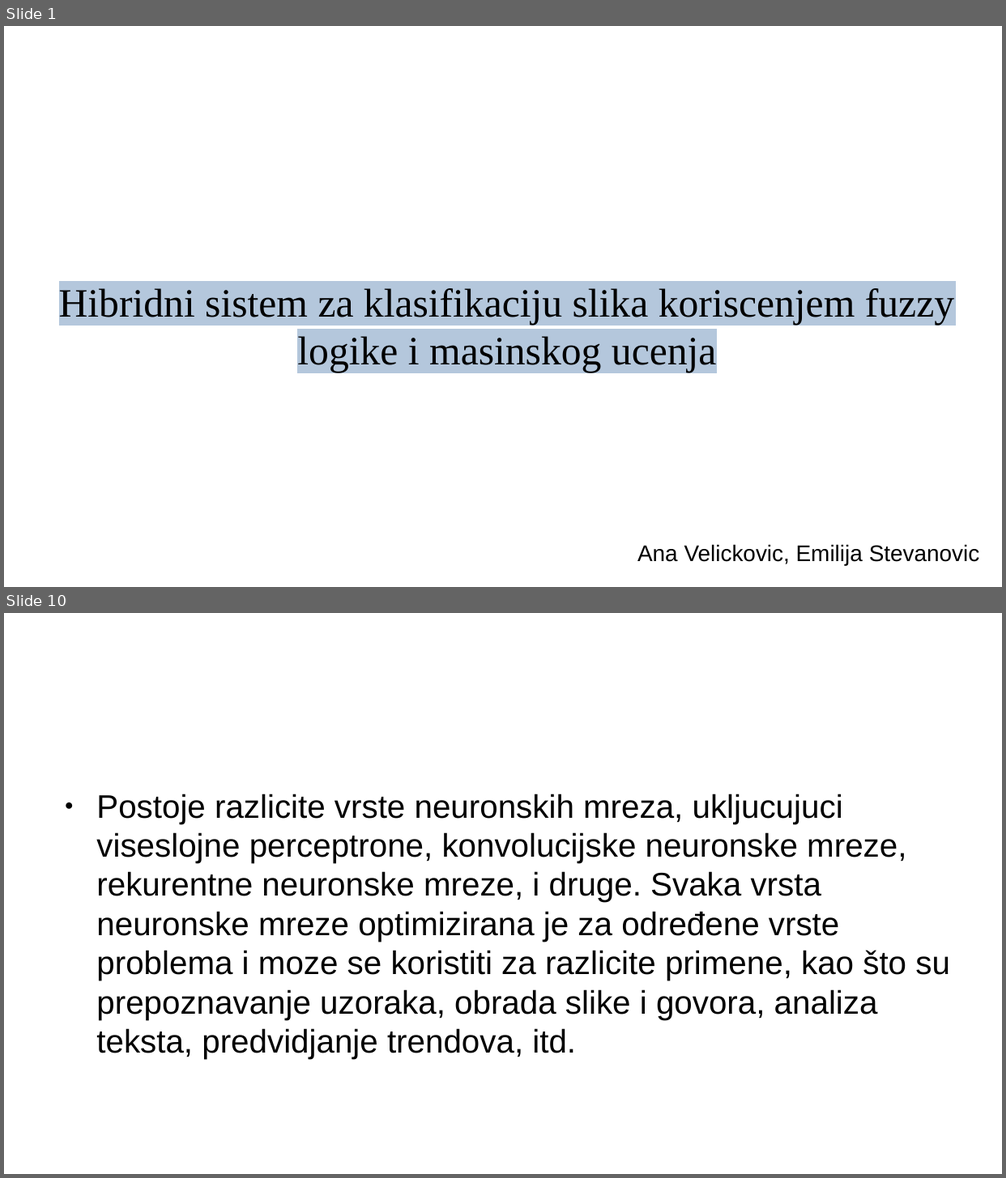
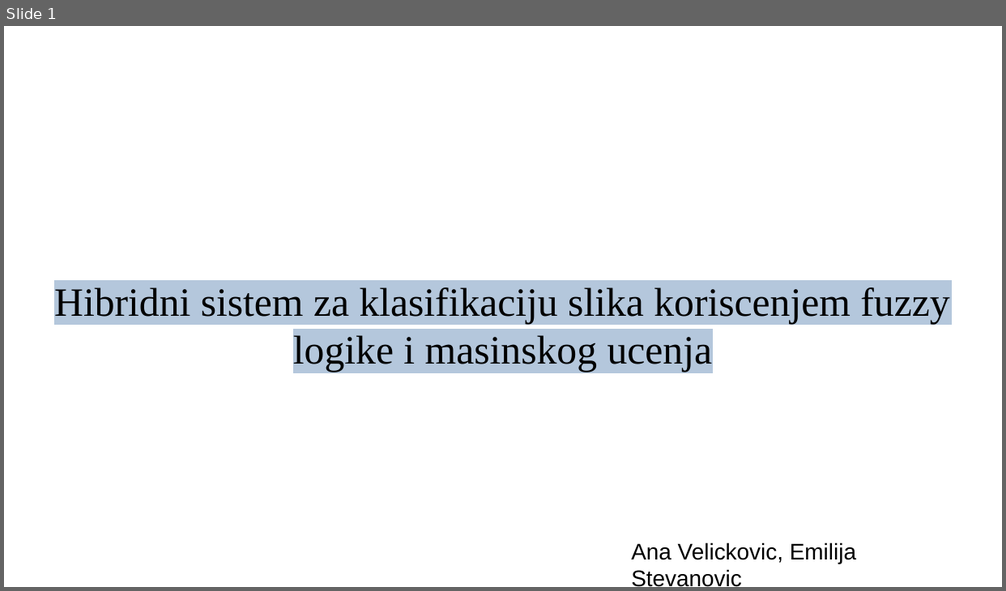
Before and after one commit to VelickovicAna/ri_projekat, a slide deck: prezentacija.odp. Shown one above the other, each under a label of ours: slides 1 and 10 before the commit, slide 1 after it; the slides between them are not shown. The pictures are 1006x1178 and 1006x591 pixels, drawn with LibreOffice and Linux fonts; fonts in the diff are those of the drawing; background and template pictures are left out. Boxes give left, top, right and bottom in pixels: in the first picture for what was removed or moved away, otherwise in the second. Text is boxed around its words. In the diff, an @@ line names an element or a change of style, - is before the commit and + after.

```diff
--- a/prezentacija.odp
+++ b/prezentacija.odp
@@ slide 10 removed at <box>4,613,1002,1174</box>, background #FFFFFF @@
@@ title removed at <box>53,635,749,727</box> @@
-Primeri
@@ text removed at <box>96,794,950,1059</box> @@
-● Postoje razlicite vrste neuronskih mreza, ukljucujuci viseslojne perceptrone, konvolucijske neuronske mreze, rekurentne neuronske mreze, i druge. Svaka vrsta neuronske mreze optimizirana je za određene vrste problema i moze se koristiti za razlicite primene, kao što su prepoznavanje uzoraka, obrada slike i govora, analiza teksta, predvidjanje trendova, itd.
@@ slide 1 changed as well @@
@@ subtitle "Hibridni sistem za klasifikaciju slika ...": place and size @@
-subtitle "Hibridni sistem za klasifikaciju slika ..." at <box>59,288,954,373</box>
+subtitle "Hibridni sistem za klasifikaciju slika ..." at <box>54,288,949,373</box>
@@ text "Ana Velickovic, Emilija Stevanovic" rewrapped from <box>637,544,980,565</box> to <box>631,543,856,587</box> @@
```
Also in this commit, not shown: 8 slides added, 12 other slides removed.
